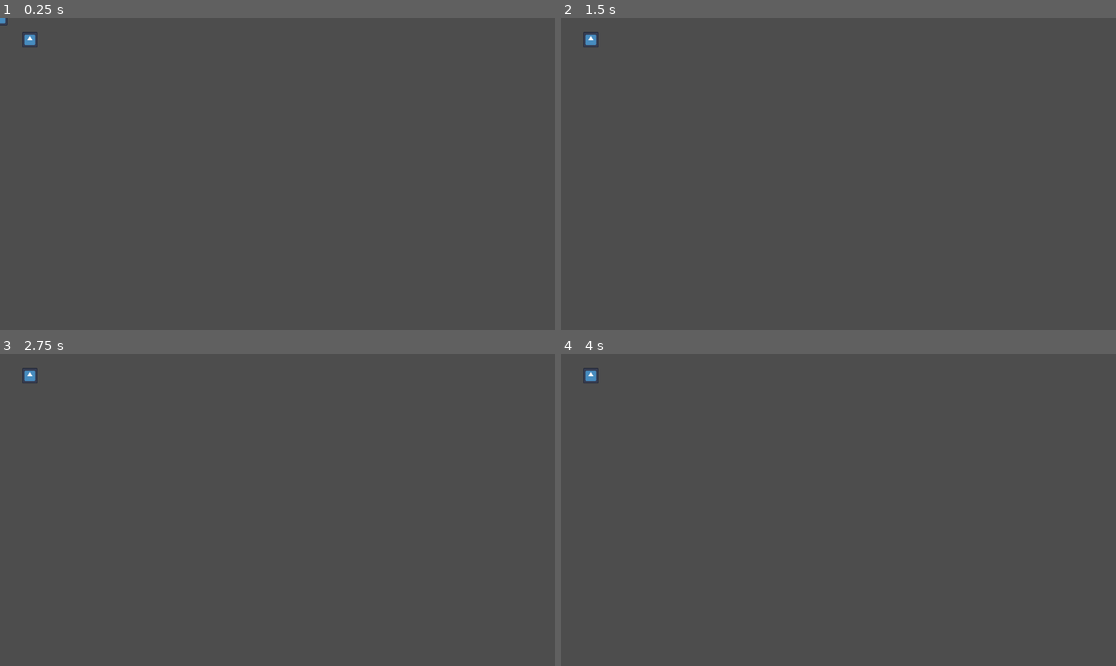
Above: before the commit, frames 1-4 (two rows, left to right).
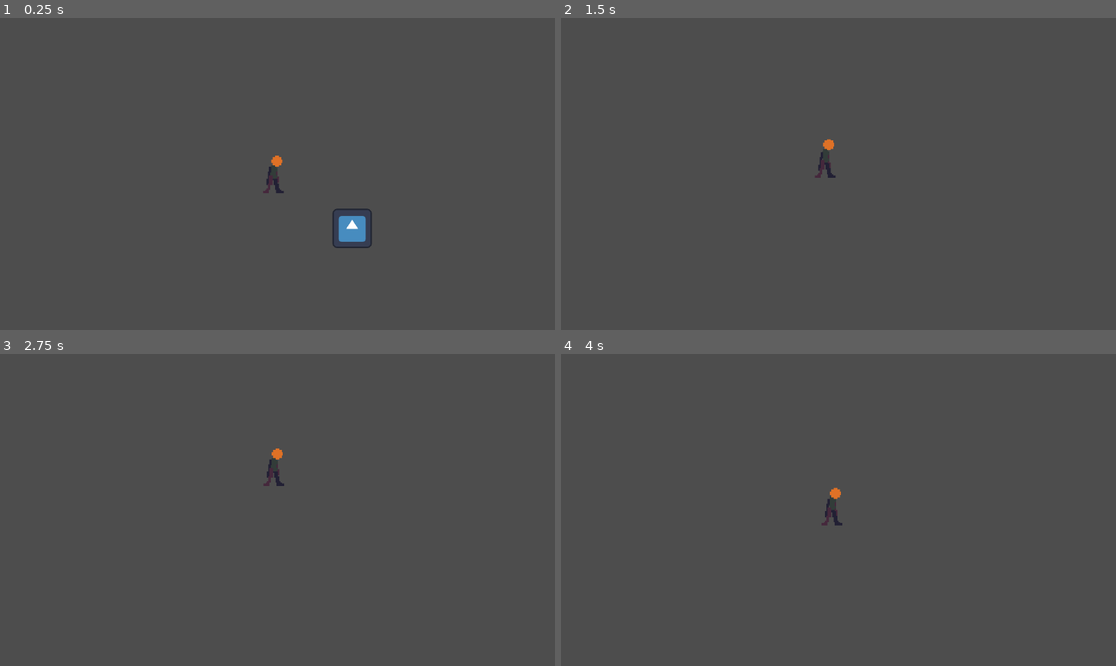
Above: after the commit, the same moments.

Repository: NerosTheatre/HolyChapel
Game: Godot game, scene res://testplace.tscn
Two runs of this game, one before a commit and one after it. Both use one fixed random seed, a clock stepped at 60 frames per second and the inputs below. The engine's default icon, where the game draws it, is replaced by a stand-in: a white triangle on a blue panel in a dark square.
Inputs:
- Up to frame 1 (0.25 s): no input
- Up to frame 2 (1.5 s): tap Enter at 0.5 s; hold W (UP) 0.53-1.28 s; tap S (DWN) at 0.6 s; tap A (LFT) at 1.35 s
- Up to frame 3 (2.75 s): hold W (UP) from 2.03 s (still down); tap D (RHT) at 2.1 s
- Up to frame 4 (4 s): tap S (DWN) at 2.85 s; release W (UP) at 3.53 s; tap A (LFT) at 3.6 s

The runs differ from the first frame. In frame 1, 0.9% of the frame differs, in the area x 0-67%, y 0-74%; in frame 2, 0.3%; in frame 3, 0.3%; in frame 4, 0.3%.

Commit message:
Adicionado sprites iniciais de animação parado, câmera simples adicionada

Diff:
--- a/player.tscn
+++ b/player.tscn
@@ -1,7 +1,70 @@
 [gd_scene format=3 uid="uid://d2yyi7iy8i2g1"]
 
 [ext_resource type="Script" uid="uid://dalehxmwhh5yr" path="res://plr_obj.gd" id="1_onrkg"]
-[ext_resource type="Texture2D" uid="uid://yba8pjnblwoi" path="res://icon.svg" id="2_i3pqv"]
+[ext_resource type="Texture2D" uid="uid://dwiqtkquq5c0d" path="res://Assets/Sprites/Player/idle9.png" id="2_606se"]
+[ext_resource type="Texture2D" uid="uid://bq0qlgda8mone" path="res://Assets/Sprites/Player/idle10.png" id="3_u1c27"]
+[ext_resource type="Texture2D" uid="uid://c4v23oogehawf" path="res://Assets/Sprites/Player/idle11.png" id="4_op7ga"]
+[ext_resource type="Texture2D" uid="uid://215kinwspljq" path="res://Assets/Sprites/Player/idle12.png" id="5_q13i1"]
+[ext_resource type="Texture2D" uid="uid://dvlh6adkfeo1t" path="res://Assets/Sprites/Player/idle13.png" id="6_pylmc"]
+[ext_resource type="Texture2D" uid="uid://c8jghaaqk7utt" path="res://Assets/Sprites/Player/idle14.png" id="7_pbfsw"]
+[ext_resource type="Texture2D" uid="uid://5k46nn76cxr3" path="res://Assets/Sprites/Player/idle15.png" id="8_5tmop"]
+[ext_resource type="Texture2D" uid="uid://dpp07mrhtbm61" path="res://Assets/Sprites/Player/idle16.png" id="9_7ahtn"]
+[ext_resource type="Texture2D" uid="uid://cb4dy2ufyfval" path="res://Assets/Sprites/Player/idle17.png" id="10_7lmhl"]
+[ext_resource type="Texture2D" uid="uid://dtt30yeongpgy" path="res://Assets/Sprites/Player/idle18.png" id="11_dx0e4"]
+[ext_resource type="Texture2D" uid="uid://uk62gh2v8wr1" path="res://Assets/Sprites/Player/idle19.png" id="12_jm5j8"]
+[ext_resource type="Texture2D" uid="uid://pxrdlc750x3p" path="res://Assets/Sprites/Player/idle20.png" id="13_7hik5"]
+[ext_resource type="Texture2D" uid="uid://bbxi48avhy6fe" path="res://Assets/Sprites/Player/idle21.png" id="14_qtqh7"]
+[ext_resource type="Texture2D" uid="uid://dkd8mpqdl4ket" path="res://Assets/Sprites/Player/idle22.png" id="15_2wuci"]
+
+[sub_resource type="SpriteFrames" id="SpriteFrames_iruf7"]
+animations = [{
+"frames": [{
+"duration": 1.0,
+"texture": ExtResource("2_606se")
+}, {
+"duration": 1.0,
+"texture": ExtResource("3_u1c27")
+}, {
+"duration": 1.0,
+"texture": ExtResource("4_op7ga")
+}, {
+"duration": 1.0,
+"texture": ExtResource("5_q13i1")
+}, {
+"duration": 1.0,
+"texture": ExtResource("6_pylmc")
+}, {
+"duration": 1.0,
+"texture": ExtResource("7_pbfsw")
+}, {
+"duration": 1.0,
+"texture": ExtResource("8_5tmop")
+}, {
+"duration": 1.0,
+"texture": ExtResource("9_7ahtn")
+}, {
+"duration": 1.0,
+"texture": ExtResource("10_7lmhl")
+}, {
+"duration": 1.0,
+"texture": ExtResource("11_dx0e4")
+}, {
+"duration": 1.0,
+"texture": ExtResource("12_jm5j8")
+}, {
+"duration": 1.0,
+"texture": ExtResource("13_7hik5")
+}, {
+"duration": 1.0,
+"texture": ExtResource("14_qtqh7")
+}, {
+"duration": 1.0,
+"texture": ExtResource("15_2wuci")
+}],
+"loop": true,
+"name": &"Idle",
+"speed": 5.0
+}]
 
 [sub_resource type="RectangleShape2D" id="RectangleShape2D_7uaqn"]
 size = Vector2(32, 32)
@@ -9,9 +72,10 @@
 [node name="plr_obj" type="CharacterBody2D" unique_id=192144491]
 script = ExtResource("1_onrkg")
 
-[node name="plr_spr" type="Sprite2D" parent="." unique_id=1651575762]
-scale = Vector2(0.25, 0.25)
-texture = ExtResource("2_i3pqv")
+[node name="plr_sprites" type="AnimatedSprite2D" parent="." unique_id=983720305]
+sprite_frames = SubResource("SpriteFrames_iruf7")
+animation = &"Idle"
+autoplay = "Idle"
 
 [node name="plr_col" type="CollisionShape2D" parent="." unique_id=709333979]
 shape = SubResource("RectangleShape2D_7uaqn")
--- a/testplace.tscn
+++ b/testplace.tscn
@@ -10,6 +10,11 @@
 
 [node name="plr_obj" parent="." unique_id=192144491 instance=ExtResource("1_ceir1")]
 
+[node name="cam_obj" type="Camera2D" parent="plr_obj" unique_id=2133297521]
+zoom = Vector2(2.505, 2.505)
+position_smoothing_enabled = true
+rotation_smoothing_enabled = true
+
 [node name="blk_obj" type="StaticBody2D" parent="." unique_id=2002383421]
 position = Vector2(62, 45)
 
Binary file added: Assets/Sprites/Player/base.ase
Binary file added: Assets/Sprites/Player/idle1.png
Binary file added: Assets/Sprites/Player/idle10.png
Binary file added: Assets/Sprites/Player/idle11.png
Binary file added: Assets/Sprites/Player/idle12.png
Binary file added: Assets/Sprites/Player/idle13.png
Binary file added: Assets/Sprites/Player/idle14.png
Binary file added: Assets/Sprites/Player/idle15.png
Binary file added: Assets/Sprites/Player/idle16.png
Binary file added: Assets/Sprites/Player/idle17.png
Binary file added: Assets/Sprites/Player/idle18.png
Binary file added: Assets/Sprites/Player/idle19.png
(and 11 more such lines)
